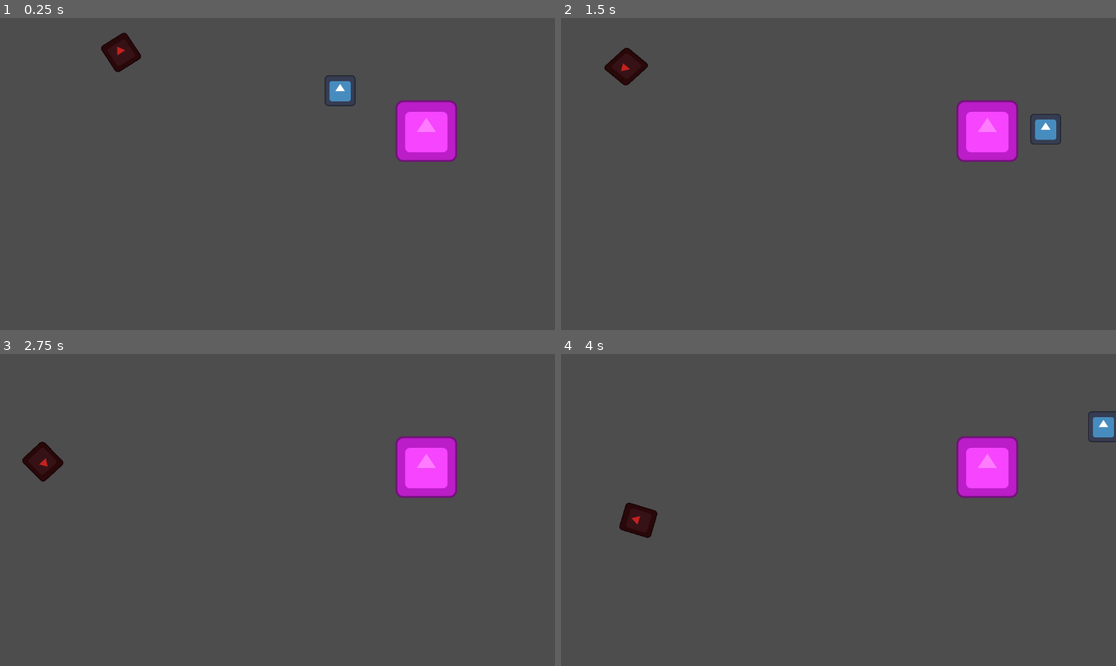
Above: before the commit, frames 1-4 (two rows, left to right).
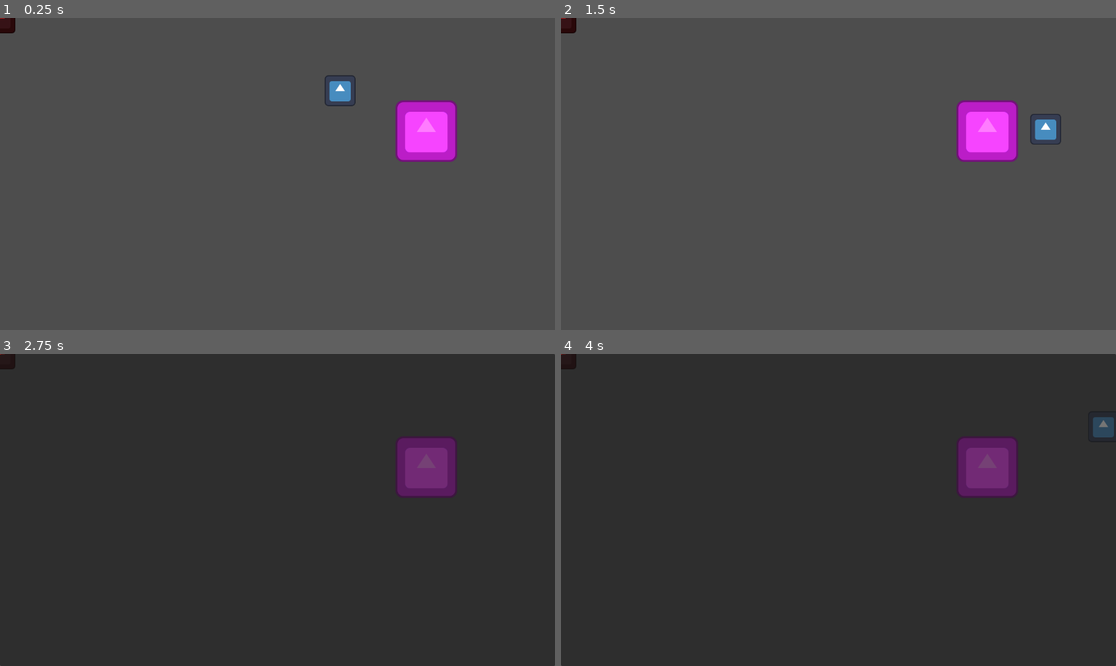
Above: after the commit, the same moments.

Repository: specialOne16/Godot-Wild-Jam-87
Game: Godot game, scene res://world/world.tscn
Two runs of this game, one before a commit and one after it. Both use one fixed random seed, a clock stepped at 60 frames per second and the inputs below. The engine's default icon, where the game draws it, is replaced by a stand-in: a white triangle on a blue panel in a dark square.
Inputs:
- Up to frame 1 (0.25 s): no input
- Up to frame 2 (1.5 s): tap Enter at 0.5 s; hold Right (right) 0.53-1.28 s; hold Down (down) from 1.28 s (still down)
- Up to frame 3 (2.75 s): release Down (down) at 2.03 s; hold Right (right) from 2.03 s (still down)
- Up to frame 4 (4 s): release Right (right) at 2.78 s; hold Up (up) 2.78-3.53 s; hold Left (left) from 3.53 s (still down)

The runs differ from the first frame. In frame 1, 0.7% of the frame differs, in the area x 0-26%, y 0-18%; in frame 2, 0.7%; in frame 3, 100%, in the area x 0-100%, y 0-100%; in frame 4, 100%.

Commit message:
Removed predefined path

Diff:
--- a/entities/enemies/base/base_enemy.gd
+++ b/entities/enemies/base/base_enemy.gd
@@ -4,7 +4,8 @@
 var move_speed: float = 0
 var player: Player
 #
-func _process(_delta: float) -> void:
+func _process(delta: float) -> void:
 	rotation = get_parent().rotation
-	#if player:
-		#position += position.direction_to(player.global_position) * move_speed * delta
+	if player and event_bus.enemy_spawner == true:
+		global_position += global_position.direction_to(player.global_position) * move_speed * delta;
+		look_at(player.global_position)
--- a/world/day_night_cycle/day_night_cycle.gd
+++ b/world/day_night_cycle/day_night_cycle.gd
@@ -7,28 +7,37 @@
 @onready var dusk_timer: Timer = %DuskTimer
 @onready var night_timer: Timer = %NightTimer
 
+@export var morning_timer_time : float = 2
+@export var dusk_timer_time : float = 2
+@export var night_timer_time : float = 2
+
 func _ready() -> void:
 	dark_overlay.visible = false
 	dark_overlay.visible = false
+	timer_init()
 	toggle_morning_overlay()
 	#cycle_timer.start()
 	#cycle_timer.timeout.connect(toggle_morning_overlay)
 
+func timer_init():
+	morning_timer.wait_time = morning_timer_time
+	dusk_timer.wait_time = dusk_timer_time
+	night_timer.wait_time = night_timer_time
+	morning_timer.timeout.connect(toggle_dusk_overlay)
+	dusk_timer.timeout.connect(toggle_dark_overlay)
+	night_timer.timeout.connect(toggle_morning_overlay)
 
 func toggle_morning_overlay():
 	event_bus.enemy_spawner = false
 	dusk_overlay.visible = false
 	dark_overlay.visible = false
 	morning_timer.start()
-	morning_timer.timeout.connect(toggle_dusk_overlay)
 
 func toggle_dusk_overlay():
 	dusk_overlay.visible = not dusk_overlay.visible
 	dusk_timer.start()
-	dusk_timer.timeout.connect(toggle_dark_overlay)
 
 func toggle_dark_overlay():
 	dark_overlay.visible = not dark_overlay.visible
 	event_bus.enemy_spawner = true
 	night_timer.start()
-	night_timer.timeout.connect(toggle_morning_overlay)
--- a/world/enemy_spawner/enemy_spawner.gd
+++ b/world/enemy_spawner/enemy_spawner.gd
@@ -1,12 +1,14 @@
 extends Node2D
 class_name EnemySpawner
+
+@export var spawned_move_speed : float = 100
 
 const BASE_ENEMY = preload("uid://devxha63j6w0k")
 
 @export var player: Player
 @onready var spawn_timer: Timer = $SpawnTimer
-@onready var path_1: Path2D = %Path1
-@onready var path_follow_1: PathFollow2D = %PathFollow1
+#@onready var path_1: Path2D = %Path1
+#@onready var path_follow_1: PathFollow2D = %PathFollow1
 
 
 func _ready() -> void:
@@ -16,14 +18,6 @@
 func spawn_enemy():
 	if event_bus.enemy_spawner == true:
 		var enemy: BaseEnemy = BASE_ENEMY.instantiate()
+		enemy.move_speed = spawned_move_speed
 		enemy.player = player
 		add_child(enemy)
-		# Create a follower for the path
-		var follower := PathFollow2D.new()
-		follower.rotates = true  # optional
-
-		# Put the enemy inside the follower
-		follower.add_child(enemy)
-
-		# Add the follower to the Path2D
-		path_follow_1.add_child(follower)
--- a/world/world.tscn
+++ b/world/world.tscn
@@ -6,23 +6,18 @@
 [ext_resource type="PackedScene" uid="uid://devxha63j6w0k" path="res://entities/enemies/base/base_enemy.tscn" id="3_mmdvd"]
 [ext_resource type="PackedScene" uid="uid://mh1quh77s5gw" path="res://world/enemy_spawner/enemy_spawner.tscn" id="4_mmdvd"]
 [ext_resource type="PackedScene" uid="uid://gayf4urdymll" path="res://world/safe_house.tscn" id="6_fn3g3"]
-[ext_resource type="Script" uid="uid://dcgqs18j6orx4" path="res://world/path_follow_2d.gd" id="6_sc4t8"]
-
-[sub_resource type="Curve2D" id="Curve2D_fn3g3"]
-_data = {
-"points": PackedVector2Array(0, 0, 0, 0, 120, 60, 0, -99.825005, 0, 99.825005, -5, 179, -109.753, 126.641, 109.753, -126.641, 151, 244, 89, -118, -89, 118, 293, 244, -230.26302, 2.6620002, 230.26302, -2.6620002, 217, 561, -139.599, -22.748016, 139.599, 22.748016, 479, 244, -9, -74, 9, 74, 519, 482, -102.48701, -7.9860005, 102.48701, 7.9860005, 568, 614, -8, 101, 8, -101, 761, 484, 0, 0, 0, 0, 843, 142)
-}
-point_count = 10
 
 [node name="World" type="Node2D"]
 script = ExtResource("1_h5o24")
+
+[node name="BaseEnemy" parent="." instance=ExtResource("3_mmdvd")]
+unique_name_in_owner = true
 
 [node name="Player" parent="." instance=ExtResource("1_6xmxd")]
 unique_name_in_owner = true
 position = Vector2(706, 151)
 
 [node name="CanvasLayer" type="CanvasLayer" parent="."]
-visible = false
 
 [node name="DayNightCycle" parent="CanvasLayer" instance=ExtResource("2_tcf2h")]
 metadata/_edit_lock_ = true
@@ -32,26 +27,13 @@
 scale = Vector2(2, 2)
 
 [node name="EnemySpawner" parent="." node_paths=PackedStringArray("player") instance=ExtResource("4_mmdvd")]
-position = Vector2(253.82605, 126.5894)
-rotation = 1.8199377
-scale = Vector2(1.0434002, 1.1319476)
-skew = -0.040066004
+position = Vector2(284, -41)
 player = NodePath("../Player")
 
-[node name="Path1" type="Path2D" parent="."]
-unique_name_in_owner = true
-position = Vector2(99.68396, 14.712834)
-scale = Vector2(1.1367925, 1.0381194)
-curve = SubResource("Curve2D_fn3g3")
+[node name="EnemySpawner2" parent="." node_paths=PackedStringArray("player") instance=ExtResource("4_mmdvd")]
+position = Vector2(-62, 546)
+player = NodePath("../Player")
 
-[node name="PathFollow1" type="PathFollow2D" parent="Path1"]
-unique_name_in_owner = true
-position = Vector2(120, 60)
-rotation = 2.9893792
-script = ExtResource("6_sc4t8")
-
-[node name="BaseEnemy" parent="Path1/PathFollow1" instance=ExtResource("3_mmdvd")]
-unique_name_in_owner = true
-position = Vector2(-17.26966, 2.7854347)
-rotation = -1.19029
-scale = Vector2(1.0000002, 1.0000002)
+[node name="EnemySpawner3" parent="." node_paths=PackedStringArray("player") instance=ExtResource("4_mmdvd")]
+position = Vector2(1208, 641)
+player = NodePath("../Player")
Not shown: 1 places in world/world.tscn that only renumber resources
